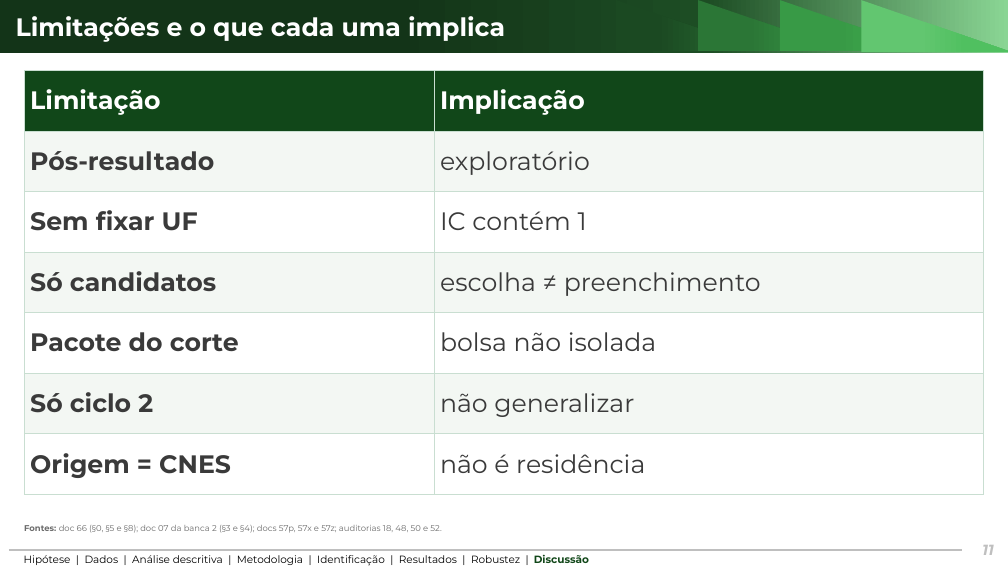
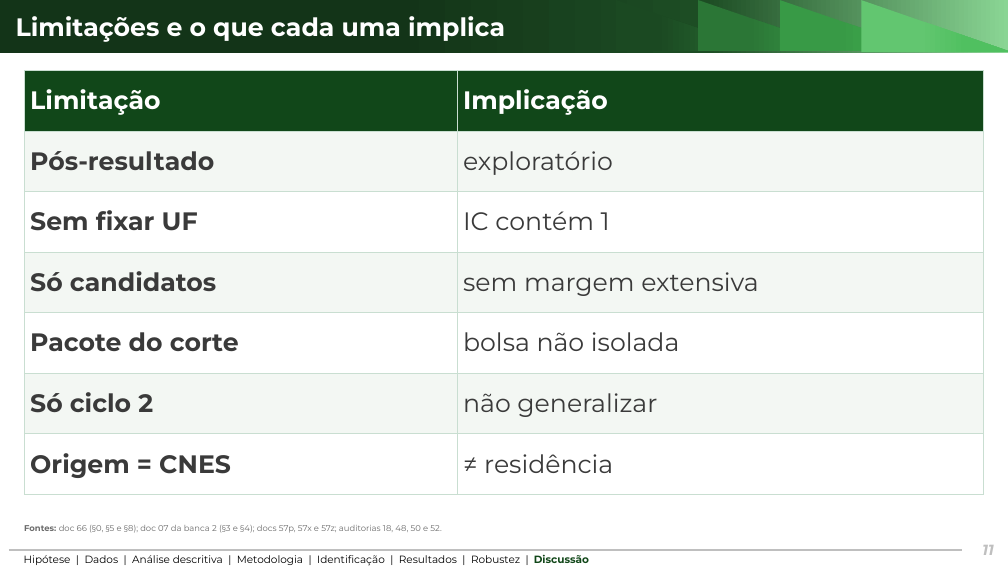
Before and after one commit to ka1victor/impact-eval-health-econ-pmme, a slide deck: slide 11 of output/apresentacao_banca2/deck_banca2_curto.pptx. Drawn at 1008x567 pixels with LibreOffice and Linux fonts; fonts in the diff are those of the drawing; background and template pictures are left out. Boxes give left, top, right and bottom in pixels: in the first picture for what was removed or moved away, otherwise in the second. Text is boxed around its words. In the diff, an @@ line names an element or a change of style, - is before the commit and + after.

```diff
--- a/output/apresentacao_banca2/deck_banca2_curto.pptx
+++ b/output/apresentacao_banca2/deck_banca2_curto.pptx
@@ table at (24,70,983,495) @@
-row 4, column 2: escolha ≠ preenchimento
+row 4, column 2: sem margem extensiva
-row 7, column 2: não é residência
+row 7, column 2: ≠ residência
```
Also in this commit, not shown: 1 other slide changed, 1 slide removed, 18 other files.
